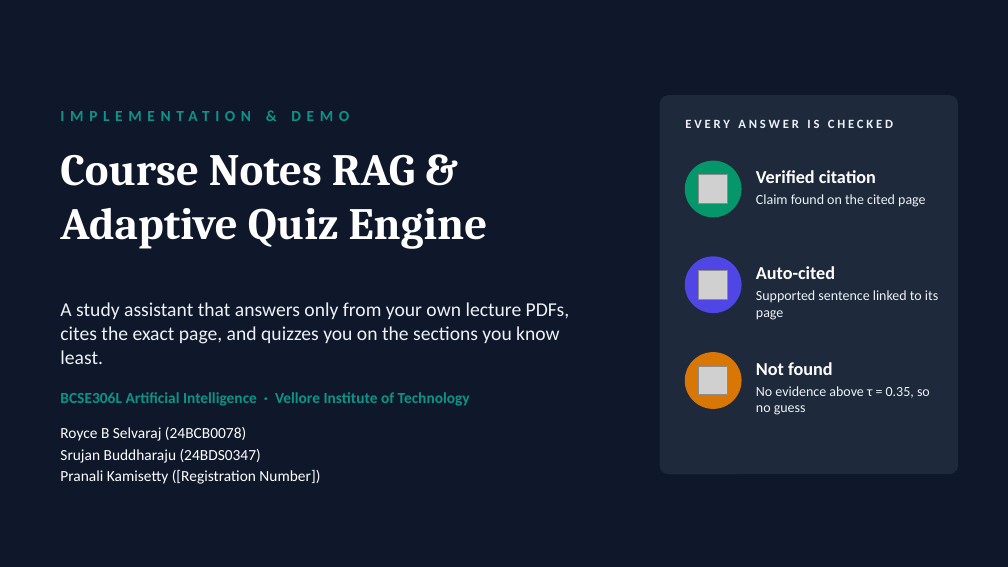
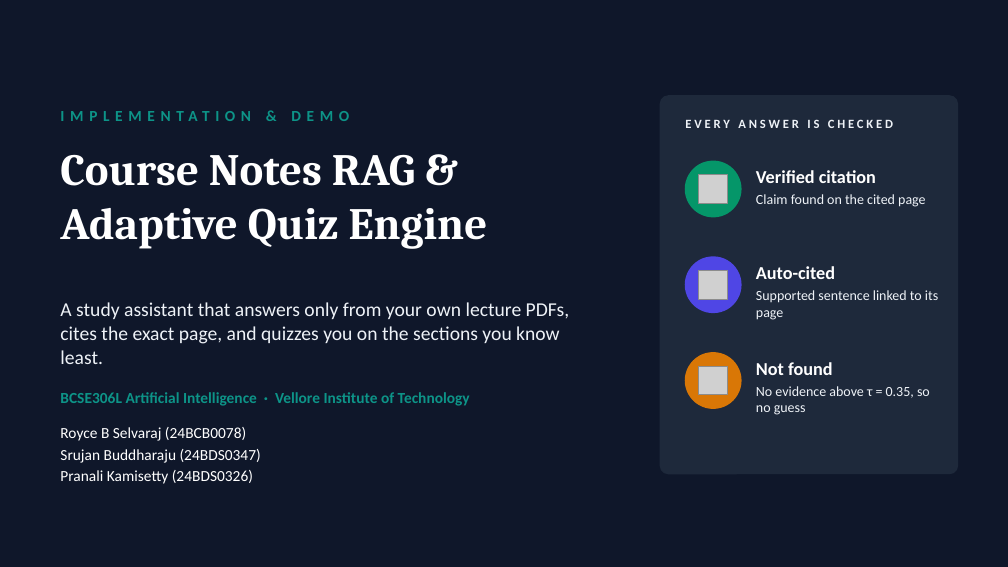
Before and after one commit to RoyceRRNS/AI_Project, a slide deck: slide 1 of docs/presentation/Course_Notes_RAG_Demo.pptx. Drawn at 1008x567 pixels with LibreOffice and Linux fonts; fonts in the diff are those of the drawing; grey boxes stand for pictures. Boxes give left, top, right and bottom in pixels: in the first picture for what was removed or moved away, otherwise in the second. Text is boxed around its words. In the diff, an @@ line names an element or a change of style, - is before the commit and + after.

```diff
--- a/docs/presentation/Course_Notes_RAG_Demo.pptx
+++ b/docs/presentation/Course_Notes_RAG_Demo.pptx
@@ text at bbox=[60, 470, 253, 484]: text changed @@
-Pranali Kamisetty ([Registration Number])
+Pranali Kamisetty (24BDS0326)
```
Also in this commit, not shown: 1 other slide changed, 7 other files.
